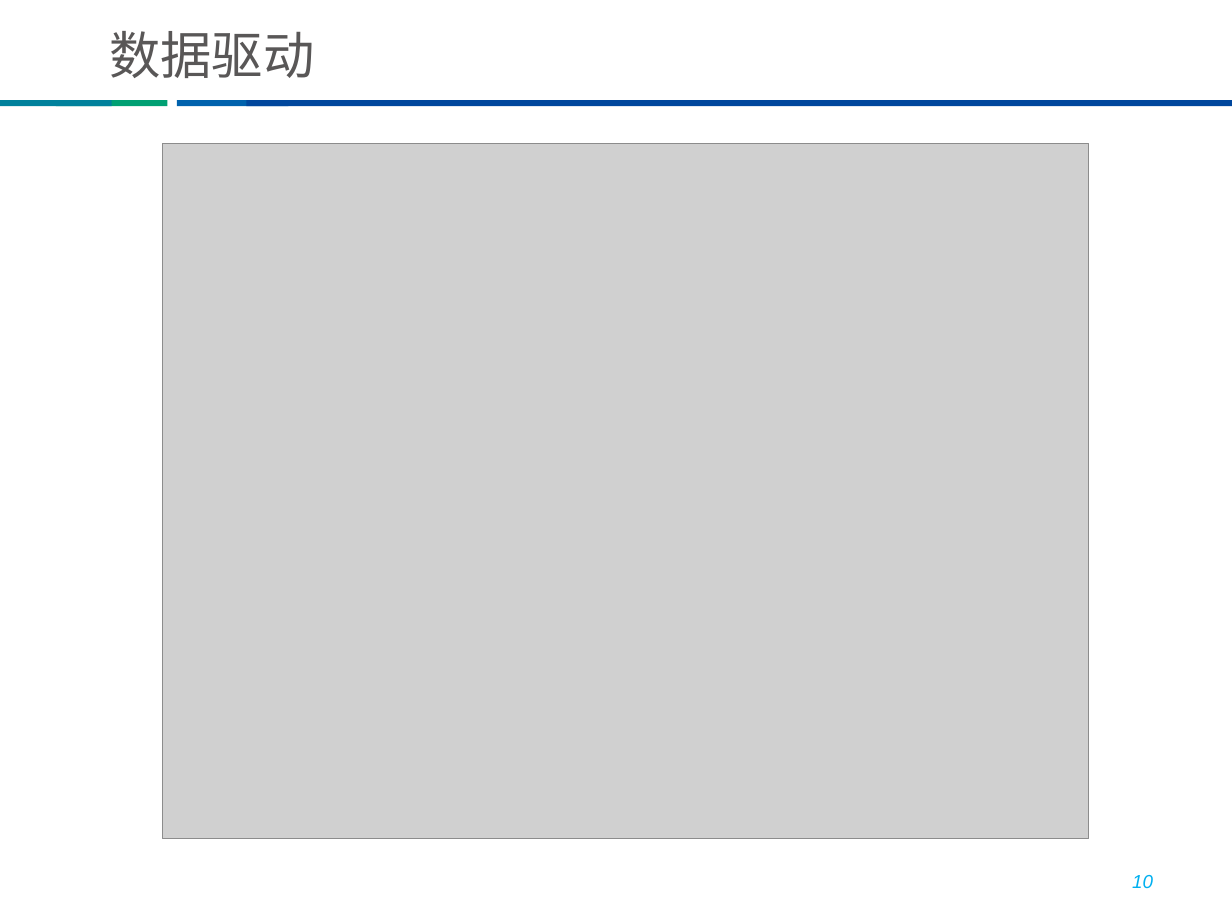
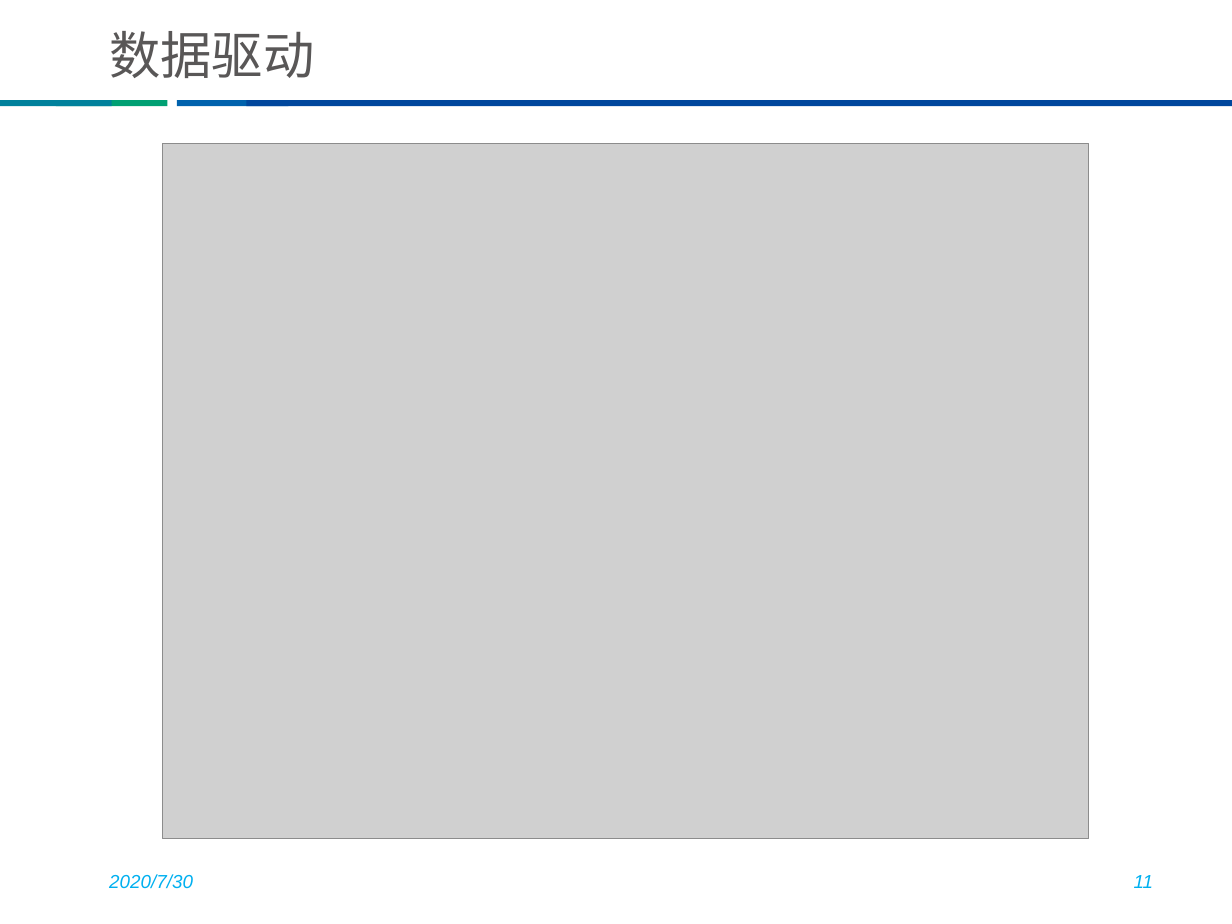
Before and after one commit to he8hepeng/thunisoftCli3, a slide deck: slide 11 of vue培训 v1.pptx (slide 10 before the commit). Drawn at 1232x924 pixels with LibreOffice and Linux fonts; fonts in the diff are those of the drawing; grey boxes stand for pictures; background and template pictures are left out. Boxes give left, top, right and bottom in pixels: in the first picture for what was removed or moved away, otherwise in the second. Text is boxed around its words. In the diff, an @@ line names an element or a change of style, - is before the commit and + after.

```diff
--- a/vue培训 v1.pptx
+++ b/vue培训 v1.pptx
@@ text added at <box>109,874,193,889</box>, 11 pt, text #00B0F0, italic @@
+2020/7/30
@@ page number at <box>1134,875,1154,888</box>: text changed @@
-10
+11
```
Also in this commit, not shown: 11 other slides changed, 1 slide added, 9 other files.
